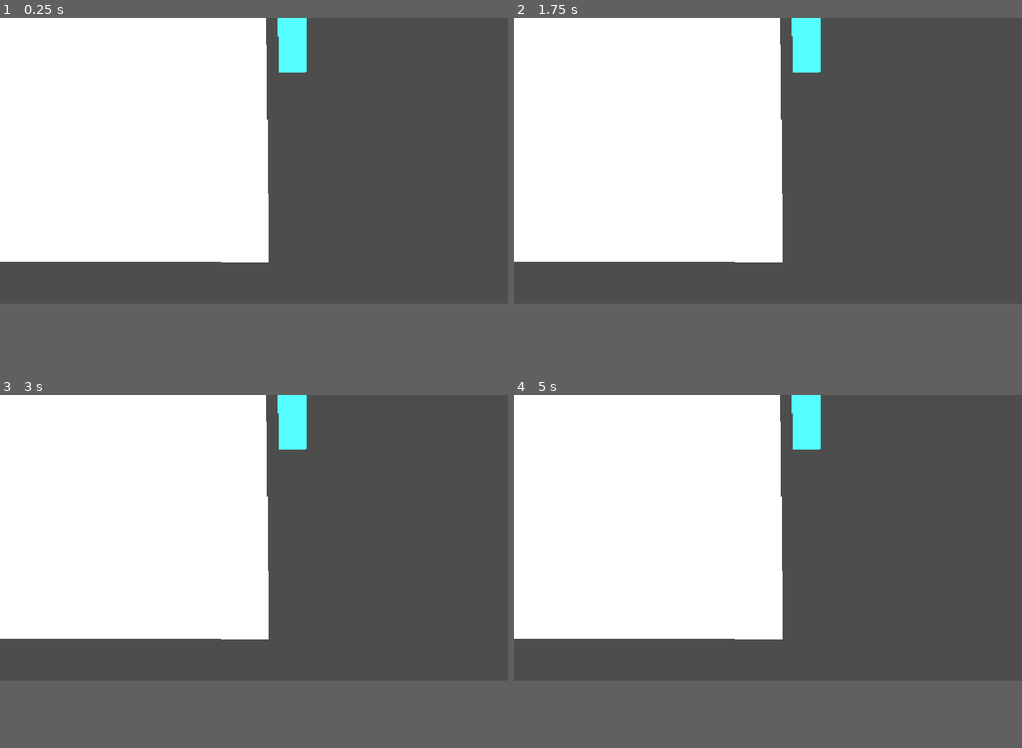
Above: before the commit, frames 1-4 (two rows, left to right).
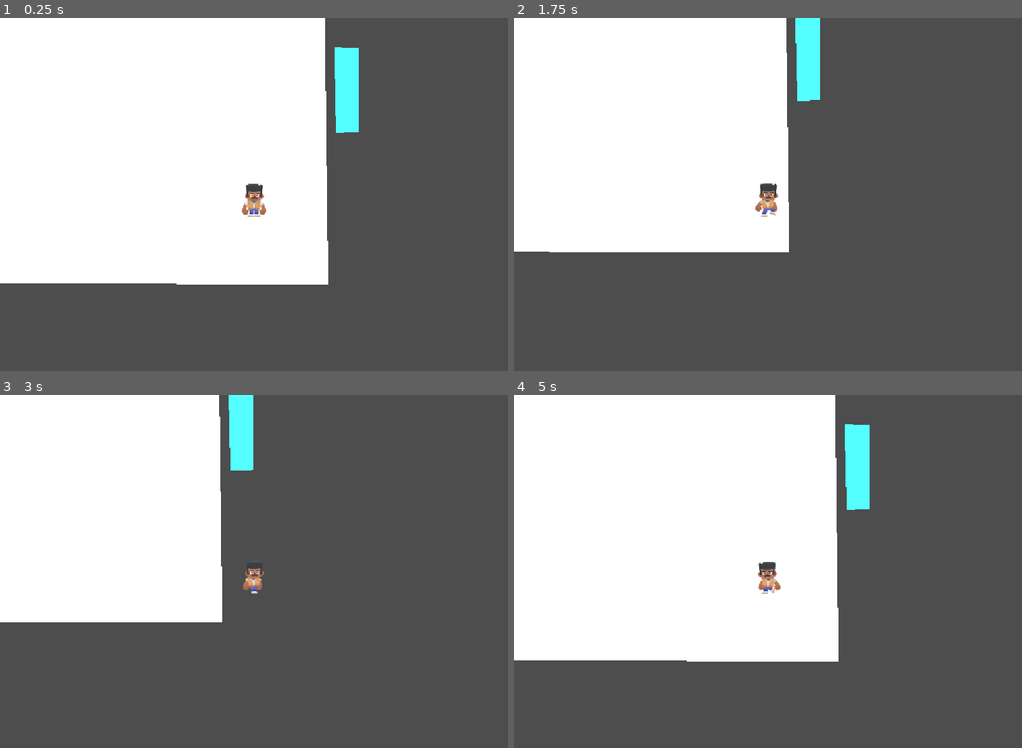
Above: after the commit, the same moments.

Repository: schekina2/TheRulesAreLying
Game: Godot game, scene res://level_1.tscn
Same seed, same stepped clock (60 frames per second), same inputs: the game is played once before the commit and once after it.
Inputs:
- Up to frame 1 (0.25 s): no input
- Up to frame 2 (1.75 s): tap Enter at 0.5 s; hold Right (ui_right) 0.53-1.28 s; hold Down (ui_down) from 1.28 s (still down)
- Up to frame 3 (3 s): release Down (ui_down) at 2.03 s; hold Right (ui_right) 2.03-2.78 s; hold Up (ui_up) from 2.78 s (still down)
- Up to frame 4 (5 s): release Up (ui_up) at 3.53 s; hold Left (ui_left) from 3.53 s (still down)
In our replay, the window is 800x450 before the commit and 800x556 after it. These sizes can differ from the game's own. Grey fills any space a smaller window leaves; there, only what the larger window draws over its background counts as a difference.

The runs differ from the first frame. In frame 1, 13% of the frame differs, in the area x 0-71%, y 0-76%; in frame 2, 3.1%; in frame 3, 9.3%; in frame 4, 13%.

Commit message:
fixed door detection, add rule/lie mechanic and player animations

Diff:
--- a/level_1.tscn
+++ b/level_1.tscn
@@ -1,9 +1,11 @@
 [gd_scene format=3 uid="uid://c14abu4y7kadd"]
 
 [ext_resource type="PackedScene" uid="uid://cj0q6gcikid2n" path="res://player.tscn" id="1_3hls8"]
+[ext_resource type="Script" uid="uid://dadlgbbpit8q5" path="res://scripts/door.gd" id="2_hbghi"]
+[ext_resource type="Script" path="res://scripts/level_1.gd" id="3_level1"]
 
 [sub_resource type="RectangleShape2D" id="RectangleShape2D_3hls8"]
-size = Vector2(1074, 33)
+size = Vector2(1080, 33)
 
 [sub_resource type="RectangleShape2D" id="RectangleShape2D_1bflk"]
 size = Vector2(1111, 36)
@@ -14,9 +16,14 @@
 [sub_resource type="RectangleShape2D" id="RectangleShape2D_mvibv"]
 size = Vector2(44, 989)
 
-[node name="Level1" type="Node2D" unique_id=1445254334]
+[sub_resource type="RectangleShape2D" id="RectangleShape2D_door"]
+size = Vector2(64, 239)
+
+[node name="Level1" type="Node2D" unique_id=1445254334 script=ExtResource("3_level1")]
 
 [node name="Player" parent="." unique_id=1471323021 instance=ExtResource("1_3hls8")]
+z_index = 10
+position = Vector2(400, 300)
 
 [node name="Polygon2D" type="Polygon2D" parent="." unique_id=1335229724]
 polygon = PackedVector2Array(-500, -431, 598, -427, 610, 554, -512, 552)
@@ -41,9 +48,34 @@
 
 [node name="Door" type="Area2D" parent="." unique_id=24514492]
 position = Vector2(663, 46)
+script = ExtResource("2_hbghi")
 
 [node name="CollisionShape2D" type="CollisionShape2D" parent="Door" unique_id=1350447080]
+shape = SubResource("RectangleShape2D_door")
 
 [node name="Polygon2D" type="Polygon2D" parent="Door" unique_id=722733718]
 color = Color(0.33333334, 1, 1, 1)
 polygon = PackedVector2Array(-30, 79, -36, -163, 34, -160, 34, 77)
+
+[node name="RealDoor" type="Area2D" parent="." unique_id=24514493]
+position = Vector2(-554, 46)
+script = ExtResource("2_hbghi")
+is_true_exit = true
+next_level_path = ""
+
+[node name="CollisionShape2D" type="CollisionShape2D" parent="RealDoor" unique_id=1350447081]
+shape = SubResource("RectangleShape2D_door")
+
+[node name="Polygon2D" type="Polygon2D" parent="RealDoor" unique_id=722733719]
+color = Color(1, 0.6, 0.2, 1)
+polygon = PackedVector2Array(-30, 79, -36, -163, 34, -160, 34, 77)
+
+[node name="UI" type="CanvasLayer" parent="."]
+
+[node name="RuleLabel" type="Label" parent="UI"]
+offset_left = 20.0
+offset_top = 16.0
+offset_right = 900.0
+offset_bottom = 60.0
+theme_override_font_sizes/font_size = 28
+text = "RÈGLE : Cette porte est la sortie."
--- a/player.tscn
+++ b/player.tscn
@@ -1,21 +1,69 @@
 [gd_scene format=3 uid="uid://cj0q6gcikid2n"]
 
 [ext_resource type="Script" uid="uid://dhpt6owmquo6v" path="res://scripts/player.gd" id="1_4flbx"]
-
-[sub_resource type="Gradient" id="Gradient_onrkg"]
-
-[sub_resource type="GradientTexture2D" id="GradientTexture2D_l3iwq"]
-gradient = SubResource("Gradient_onrkg")
+[ext_resource type="Texture2D" uid="uid://c28tb2mavoba7" path="res://assets/characters/male_idle.png" id="2_n7ghd"]
+[ext_resource type="Texture2D" uid="uid://bgdwj61wp0m33" path="res://assets/characters/male_walk4.png" id="3_nvl01"]
+[ext_resource type="Texture2D" uid="uid://dgmj1cgfdy1rf" path="res://assets/characters/male_walk3.png" id="4_ivps1"]
+[ext_resource type="Texture2D" uid="uid://qyhm33mqm5ot" path="res://assets/characters/male_walk0.png" id="5_urp6f"]
+[ext_resource type="Texture2D" uid="uid://c6s6x055ve53k" path="res://assets/characters/male_walk2.png" id="6_bwjto"]
+[ext_resource type="Texture2D" uid="uid://cpwnlruw3niaj" path="res://assets/characters/male_walk6.png" id="7_606se"]
+[ext_resource type="Texture2D" uid="uid://cbtuynvwvuqbv" path="res://assets/characters/male_walk7.png" id="8_u1c27"]
+[ext_resource type="Texture2D" uid="uid://choos1fifj2fh" path="res://assets/characters/male_walk1.png" id="9_op7ga"]
+[ext_resource type="Texture2D" uid="uid://duec8f7qff56r" path="res://assets/characters/male_walk5.png" id="10_q13i1"]
 
 [sub_resource type="RectangleShape2D" id="RectangleShape2D_k5xyj"]
 size = Vector2(69, 68)
 
+[sub_resource type="SpriteFrames" id="SpriteFrames_l3iwq"]
+animations = [{
+"frames": [{
+"duration": 1.0,
+"texture": ExtResource("2_n7ghd")
+}],
+"loop": 1,
+"name": &"idle",
+"speed": 10.0
+}, {
+"frames": [{
+"duration": 1.0,
+"texture": ExtResource("3_nvl01")
+}, {
+"duration": 1.0,
+"texture": ExtResource("4_ivps1")
+}, {
+"duration": 1.0,
+"texture": ExtResource("5_urp6f")
+}, {
+"duration": 1.0,
+"texture": ExtResource("6_bwjto")
+}, {
+"duration": 1.0,
+"texture": ExtResource("7_606se")
+}, {
+"duration": 1.0,
+"texture": ExtResource("8_u1c27")
+}, {
+"duration": 1.0,
+"texture": ExtResource("9_op7ga")
+}, {
+"duration": 1.0,
+"texture": ExtResource("10_q13i1")
+}],
+"loop": 1,
+"name": &"walk",
+"speed": 5.0
+}]
+
 [node name="Player" type="CharacterBody2D" unique_id=1471323021]
 script = ExtResource("1_4flbx")
-
-[node name="Sprite2D" type="Sprite2D" parent="." unique_id=1230989646]
-texture = SubResource("GradientTexture2D_l3iwq")
 
 [node name="CollisionShape2D" type="CollisionShape2D" parent="." unique_id=1484912628]
 position = Vector2(0.5, -1)
 shape = SubResource("RectangleShape2D_k5xyj")
+
+[node name="Camera2D" type="Camera2D" parent="." unique_id=1100011088]
+zoom = Vector2(0.8, 0.8)
+
+[node name="AnimatedSprite2D" type="AnimatedSprite2D" parent="." unique_id=238936536]
+sprite_frames = SubResource("SpriteFrames_l3iwq")
+animation = &"idle"
--- a/project.godot
+++ b/project.godot
@@ -17,6 +17,7 @@
 
 [display]
 
+window/size/viewport_height=800
 window/stretch/mode="canvas_items"
 window/stretch/aspect="expand"
 
--- /dev/null
+++ b/scripts/door.gd
@@ -0,0 +1,23 @@
+extends Area2D
+
+## Porte réutilisable pour toutes les salles.
+## is_true_exit = false -> c'est un mensonge : elle ne mène nulle part
+## is_true_exit = true  -> c'est la vraie sortie : elle change de niveau
+@export var is_true_exit: bool = false
+@export var next_level_path: String = ""
+
+signal lie_discovered
+signal true_exit_reached
+
+func _ready() -> void:
+	body_entered.connect(_on_body_entered)
+
+func _on_body_entered(body: Node2D) -> void:
+	if not body.is_in_group("player"):
+		return
+	if is_true_exit:
+		true_exit_reached.emit()
+		if next_level_path != "":
+			get_tree().change_scene_to_file(next_level_path)
+	else:
+		lie_discovered.emit()
--- /dev/null
+++ b/scripts/level_1.gd
@@ -0,0 +1,33 @@
+extends Node2D
+
+@onready var rule_label: Label = $UI/RuleLabel
+@onready var player: CharacterBody2D = $Player
+@onready var fake_door: Area2D = $Door
+@onready var real_door: Area2D = $RealDoor
+
+var lie_revealed := false
+var start_position: Vector2
+
+func _ready() -> void:
+	start_position = player.global_position
+	rule_label.text = "RÈGLE : Cette porte est la sortie."
+
+	real_door.visible = false
+	real_door.monitoring = false
+	real_door.monitorable = false
+
+	fake_door.lie_discovered.connect(_on_lie_discovered)
+	real_door.true_exit_reached.connect(_on_true_exit_reached)
+
+func _on_lie_discovered() -> void:
+	if lie_revealed:
+		return
+	lie_revealed = true
+	rule_label.text = "MENSONGE. Ce n'était pas la sortie. Cherche encore."
+	player.global_position = start_position
+	real_door.visible = true
+	real_door.monitoring = true
+	real_door.monitorable = true
+
+func _on_true_exit_reached() -> void:
+	rule_label.text = "Tu as trouvé la vraie sortie."
--- a/scripts/player.gd
+++ b/scripts/player.gd
@@ -2,7 +2,12 @@
 
 @export var speed = 200
 
-func _physics_process(delta):
+@onready var anim: AnimatedSprite2D = $AnimatedSprite2D
+
+func _ready():
+	add_to_group("player")
+
+func _physics_process(_delta):
 
 	var direction = Vector2.ZERO
 
@@ -21,3 +26,13 @@
 	velocity = direction.normalized() * speed
 
 	move_and_slide()
+
+	_update_animation(direction)
+
+func _update_animation(direction: Vector2) -> void:
+	if direction.length() > 0:
+		anim.play("walk")
+		if direction.x != 0:
+			anim.flip_h = direction.x < 0
+	else:
+		anim.play("idle")
Binary file added: assets/characters/male_back.png
Not shown, added: assets/characters/male_back.png.import
Binary file added: assets/characters/male_cheer1.png
Not shown, added: assets/characters/male_cheer1.png.import
Binary file added: assets/characters/male_climb0.png
Not shown, added: assets/characters/male_climb0.png.import
Binary file added: assets/characters/male_fall.png
Not shown, added: assets/characters/male_fall.png.import
Binary file added: assets/characters/male_fallDown.png
Not shown, added: assets/characters/male_fallDown.png.import
Binary file added: assets/characters/male_hurt.png
Not shown, added: assets/characters/male_hurt.png.import
(and 34 more such lines)
